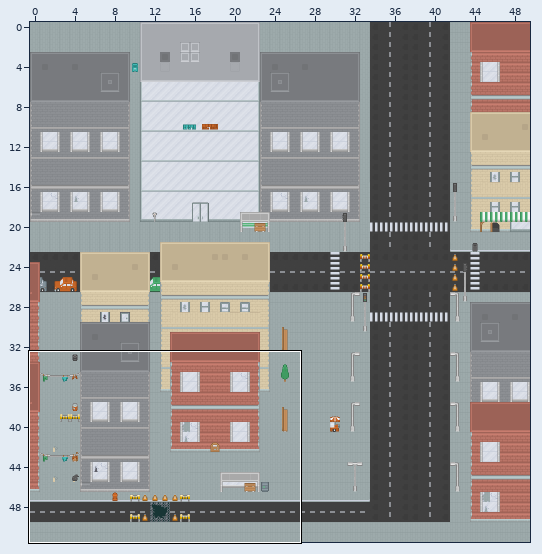
One commit to this Tiled map: maps/level-1.tmx. The first picture is a wide view before the edit; the outline marks the close-up.
Close-up. As it was:
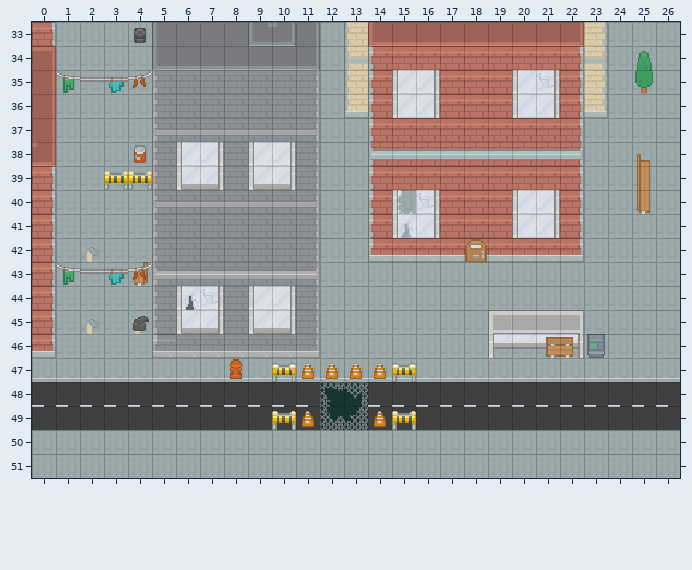
Cells are 16x16 px. Shown: x 0..26, y 33..51. The commit also changed other parts of the map, which this record leaves out.
After the commit:
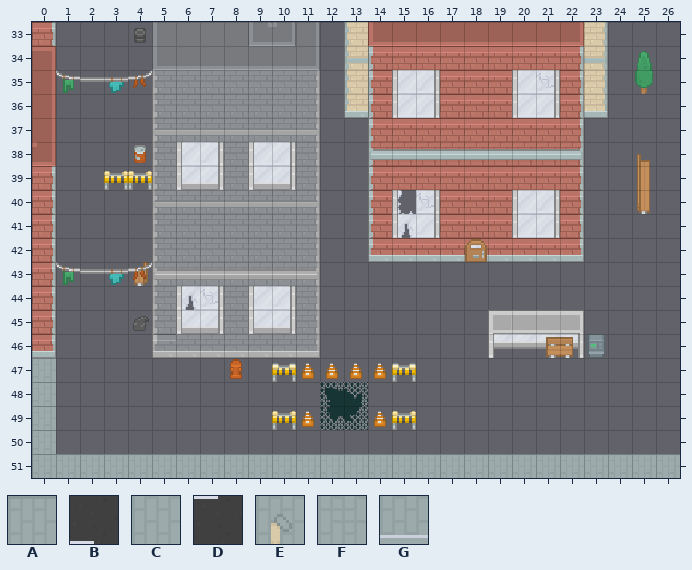
Key: from "roguelikeCity_magenta": A 704, B 713, C 741, D 750, E 778, F 779, G 815.
_ is an empty cell.
The author wrote: walls added to boundaries of all maps
The exact change:
Layer "Floor" (now hidden):
Tile A is gone in rows 33 to 36 at x 12 and 26; in rows 37 to 39 at x 12 to 13 and 26; in row 40 at x 12, 15 and 26; in row 41 at x 12 and 15; in row 42 at x 12; in row 43 at x 14 to 22.
Tile A is gone in row 44 at x 16 to 22 and 26; in row 45 at x 14, 16 to 18 and 25 to 26; in row 46 at x 23 to 26; in row 50 at x 1 to 26.
Tile B is gone in row 48 at x 0 to 11 and 14 to 26.
Tile C is gone in rows 33 to 36 at x 1 to 4 and 24 to 25; in rows 37 to 38 at x 1 to 4 and 23 to 25; in row 39 at x 23 to 25; in row 40 at x 13 and 23 to 25; in rows 41 to 42 at x 13 and 23 to 26; in row 43 at x 12 to 13 and 23 to 26.
Tile C is gone in row 44 at x 12 to 15 and 23 to 25; in row 45 at x 12 to 13, 15 and 23 to 24; in row 46 at x 12 to 22.
Tile D is gone in row 49 at x 0 to 11 and 14 to 26.
Tile E is gone in row 42 at x 2; in row 45 at x 2 and 4.
Tile F is gone in rows 39 to 41 at x 1 to 4; in row 42 at x 1 and 3 to 4; in rows 43 to 44 at x 1 to 4; in row 45 at x 1 and 3; in row 46 at x 1 to 4.
Tile G is gone in row 47 at x 0 to 26.
Layer "Walls":
The author put tile A in rows 47 to 49 at x 0.
Where, in picture pixels (left, top, right, bottom), the same in both close-ups:
changed: (32, 22, 680, 454)
